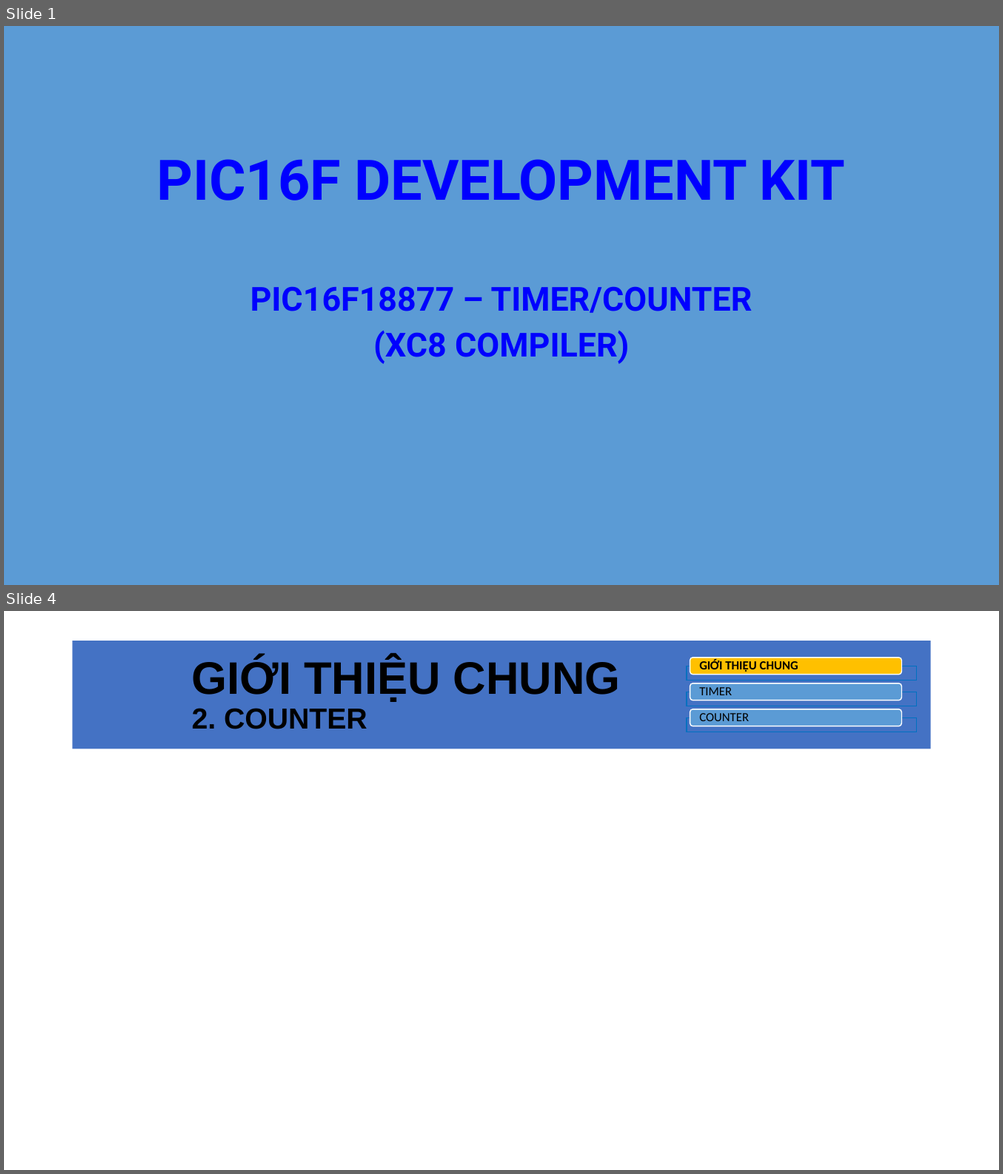
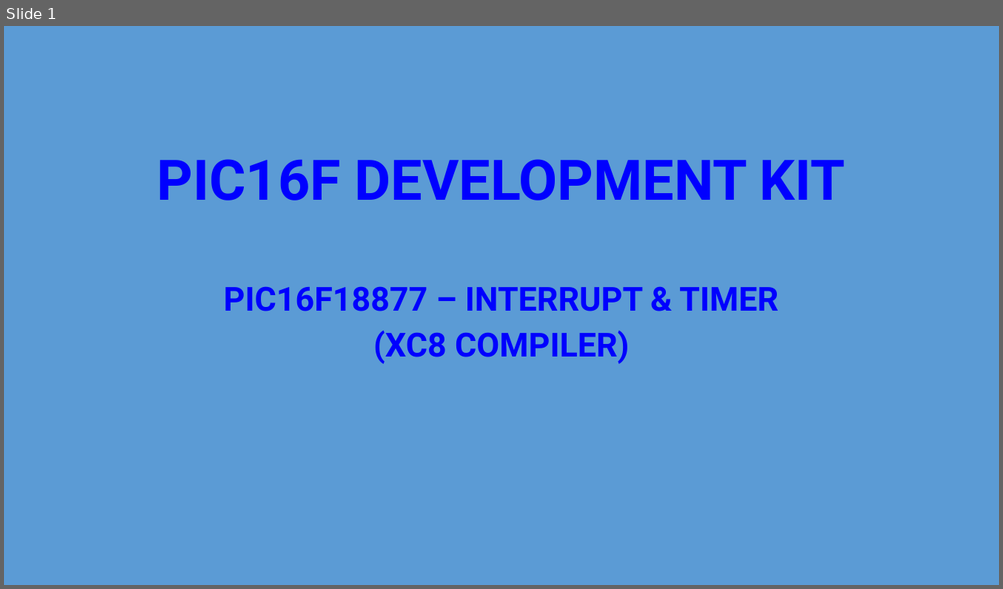
Before and after one commit to sampidevkit/PIC16FDevKit, a slide deck: TUT/B03_Timer/Timer.pptx. Shown one above the other, each under a label of ours: slides 1 and 4 before the commit, slide 1 after it; the slides between them are not shown. The pictures are 1003x1174 and 1003x589 pixels, drawn with LibreOffice and Linux fonts; fonts in the diff are those of the drawing; grey boxes stand for pictures; background and template pictures are left out. Boxes give left, top, right and bottom in pixels: in the first picture for what was removed or moved away, otherwise in the second. Text is boxed around its words. In the diff, an @@ line names an element or a change of style, - is before the commit and + after.

Commit message:
Present 2: Timer - update 2

```diff
--- a/TUT/B03_Timer/Timer.pptx
+++ b/TUT/B03_Timer/Timer.pptx
@@ slide 4 removed at box(4, 611, 999, 1170), background #FFFFFF @@
@@ title removed at box(73, 641, 930, 749) @@
-GIỚI THIỆU CHUNG
-2. COUNTER
@@ group removed at box(687, 658, 916, 732): 3 rectangles, 3 freeform shapes @@
-GIỚI THIỆU CHUNG
-TIMER
-COUNTER
@@ slide 1 changed as well @@
@@ subtitle at box(224, 286, 778, 312): text changed @@
-PIC16F18877 – TIMER/COUNTER
+PIC16F18877 – INTERRUPT & TIMER
```
Also in this commit, not shown: 1 other slide changed, 6 slides added, 8 other slides removed, 11 other files.
